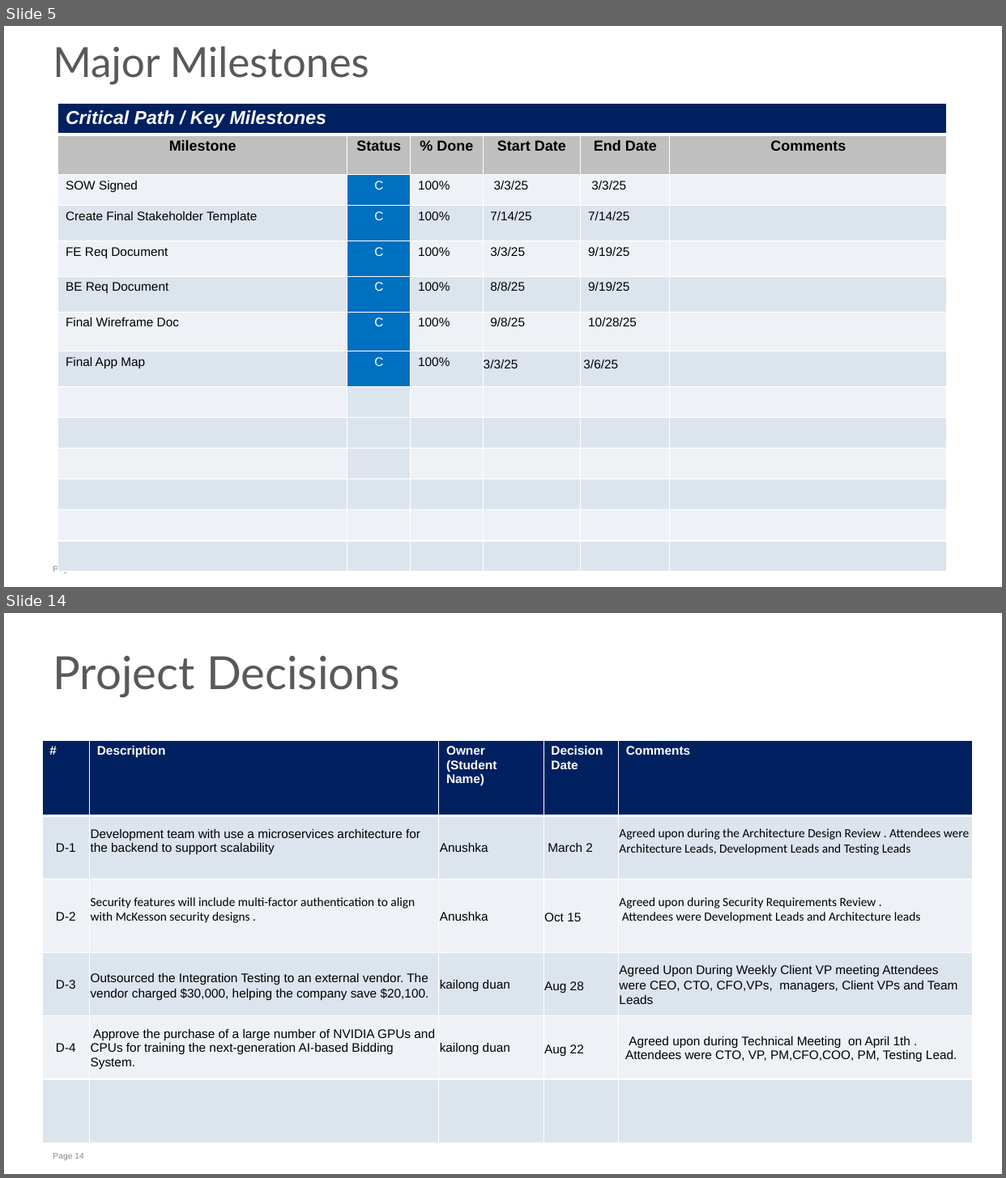
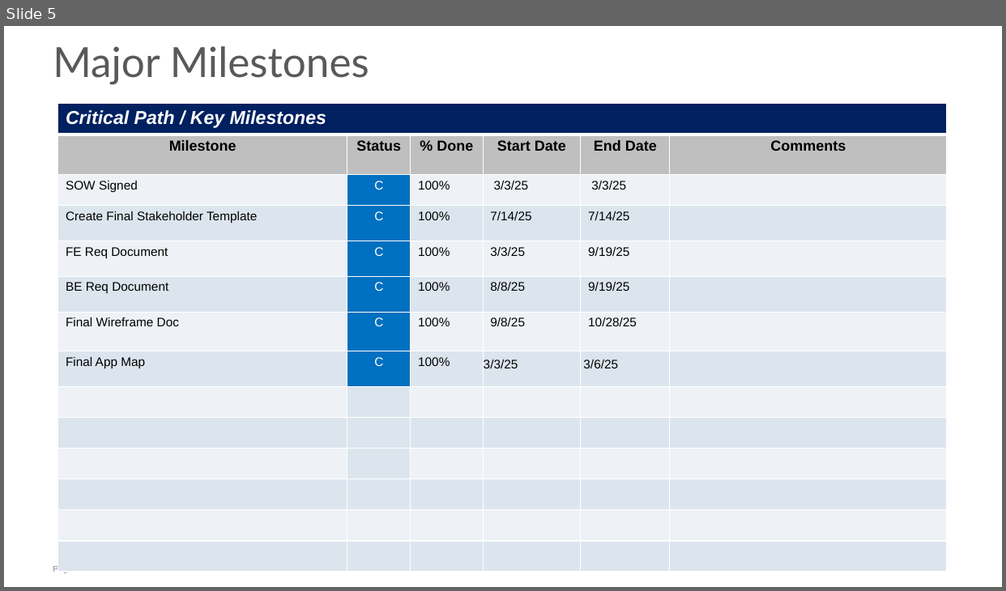
Before and after one commit to dkl520/cs7315_project, a slide deck: 4/group2 - pro4.pptx. Shown one above the other, each under a label of ours: slides 5 and 14 before the commit, slide 5 after it; the slides between them are not shown. The pictures are 1006x1178 and 1006x591 pixels, drawn with LibreOffice and Linux fonts; fonts in the diff are those of the drawing. Boxes give left, top, right and bottom in pixels: in the first picture for what was removed or moved away, otherwise in the second. Text is boxed around its words. In the diff, an @@ line names an element or a change of style, - is before the commit and + after.

```diff
--- a/4/group2 - pro4.pptx
+++ b/4/group2 - pro4.pptx
@@ slide 14 removed at (x1=4, y1=613, x2=1002, y2=1174), background #FFFFFF; not listed: 1 template element that a slide beside it also shows @@
@@ title removed at (x1=53, y1=656, x2=400, y2=697) @@
-Project Decisions
@@ table removed at (x1=42, y1=740, x2=973, y2=1143), 6 rows, 5 columns @@
-# | Description | Owner / (Student Name) | Decision Date | Comments
-D-1 | Development team with use a microservices architecture for the backend to support scalability | Anushka | March 2 | Agreed upon during the Architecture Design Review . Attendees were Architecture Leads, Development Leads and Testing Leads
-D-2 | Security features will include multi-factor authentication to align with McKesson security designs . | Anushka | Oct 15 | Agreed upon during Security Requirements Review . / Attendees were Development Leads and Architecture leads
-D-3 | Outsourced the Integration Testing to an external vendor. The vendor charged $30,000, helping the company save $20,100. | kailong duan | Aug 28 | Agreed Upon During Weekly Client VP meeting Attendees were CEO, CTO, CFO,VPs, managers, Client VPs and Team Leads
-D-4 | Approve the purchase of a large number of NVIDIA GPUs and CPUs for training the next-generation AI-based Bidding System. | kailong duan | Aug 22 | Agreed upon during Technical Meeting on April 1th . / Attendees were CTO, VP, PM,CFO,COO, PM, Testing Lead.
- |  |  |  | 
```
Also in this commit, not shown: 7 slides changed, 5 other slides removed, 1 other file.
